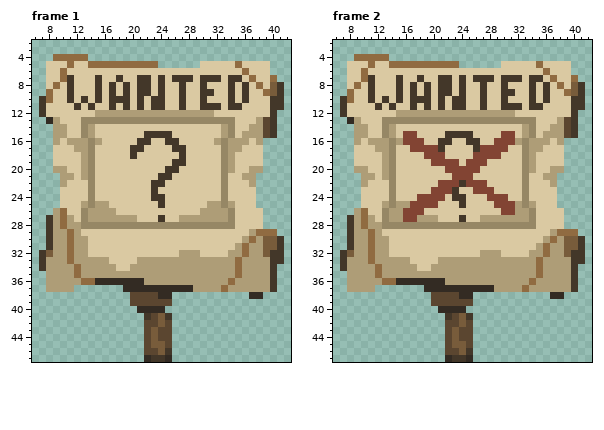
One commit to this pixel-art file: NeverShallWeDie/Assets/Sprites/Ambience/wanted.aseprite. Above, as it was before the edit.
48x48 pixels, 2 frames. Shown: frame 1: x 6..42, y 2..47; frame 2: x 6..42, y 2..47.
Once edited:
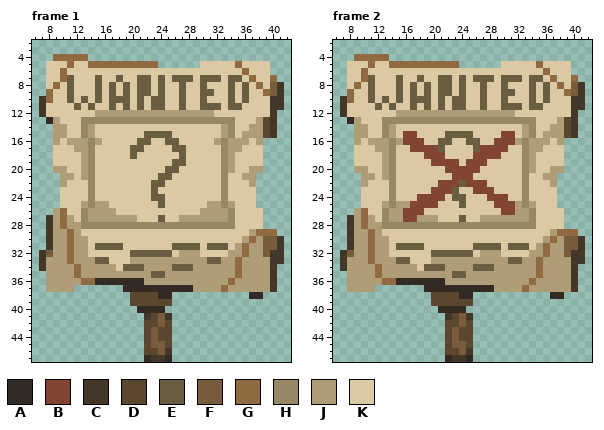
Palette (. is transparent): A #332b23  B #824433  C #433729  D #5b4630  E #695d42  F #785c3b  G #906b41  H #968765  J #ae9d77  K #dac9a2
From the commit log: feat: wanted boss when finish the fight
Changes in this commit:
--- frame 1, layers "Layer 1", "Layer 2"
@@ x 6..42 @@
  6 ..KKGKKKKKKKKKKKKKKKKKKKKKKKKKGKKK...
- 7 ..KKGCKKKCKKCKKCCKCKCCCKCCCKCCKGKKG..
- 8 ..KGKCKKKCKCKCKCCKCKKCKKCKKKCKCKGKFC.
- 9 ..GKKCKKKCKCKCKCCKCKKCKKCCKKCKCKKGFC.
-10 .CGKKCKCKCKCCCKCKCCKKCKKCKKKCKCKKKCC.
-11 .CKKKKCKCKKCKCKCKCCKKCKKCCCKCCKKKKCC.
+ 7 ..KKGEKKKEKKEKKEEKEKEEEKEEEKEEKGKKG..
+ 8 ..KGKEKKKEKEKEKEEKEKKEKKEKKKEKEKGKFC.
+ 9 ..GKKEKKKEKEKEKEEKEKKEKKEEKKEKEKKGFC.
+10 .CGKKEKEKEKEEEKEKEEKKEKKEKKKEKEKKKCC.
+11 .CKKKKEKEKKEKEKEKEEKKEKKEEEKEEKKKKCC.
 12 .CKKKKKKKJJJJJJJJJJJJJJJJJKKKKKKKKC..
@@ x 18..29 @@
 14 KKKKKKKKKKKK
-15 KKKKCCCCKKKK
-16 KKKCCKKCCKKK
-17 KKCCKKKKCCKK
-18 KKCKKKKKKCKK
-19 KKKKKKKKCCKK
-20 KKKKKKKCCKKK
-21 KKKKKKCCKKKK
-22 KKKKKCCKKKKK
-23 KKKKKCKKKKKK
-24 KKKKKCCKKKKK
-25 KKKKKKCKKKKK
+15 KKKKEEEEKKKK
+16 KKKEEKKEEKKK
+17 KKEEKKKKEEKK
+18 KKEKKKKKKEKK
+19 KKKKKKKKEEKK
+20 KKKKKKKEEKKK
+21 KKKKKKEEKKKK
+22 KKKKKEEKKKKK
+23 KKKKKEKKKKKK
+24 KKKKKEEKKKKK
+25 KKKKKKEKKKKK
 26 KKKKKKKKKKKK
-27 JJJKKKCKKJJJ
+27 JJJKKKEKKJJJ
 28 HHHHHHHHHHHH
@@ x 13..35 @@
 30 JKKKKKKKKKKKKKKKKKKKKKK
-31 JKKKKKKKKKKKKKKKKKKKKKJ
-32 JKKKKKKKKKKKKKJJJKKKKJJ
-33 JJJJKKKKJJJJJJJJJJJJJJG
-34 JJJJJKKJJJJJJJJJJJJJJJG
-35 JJJJJJJJJJJJJJJJJJJJJJG
+31 JKEEEEKKKKKKKEEEEKEEEKJ
+32 JKKKKKKEEEEEEKJJJKKKKJJ
+33 JJEEKKKJJJJJJJJJJJEEJJG
+34 JJJJJKEEEJJJJEEEJJJJJJG
+35 JJJJJJJJJJEEJJJJJJJJJJG
 36 GGAAAAAAAJJJJJJJJJJJJGJ
--- frame 2, layers "Layer 1", "Layer 2"
@@ x 6..42 @@
  6 ..KKGKKKKKKKKKKKKKKKKKKKKKKKKKGKKK...
- 7 ..KKGCKKKCKKCKKCCKCKCCCKCCCKCCKGKKG..
- 8 ..KGKCKKKCKCKCKCCKCKKCKKCKKKCKCKGKFC.
- 9 ..GKKCKKKCKCKCKCCKCKKCKKCCKKCKCKKGFC.
-10 .CGKKCKCKCKCCCKCKCCKKCKKCKKKCKCKKKCC.
-11 .CKKKKCKCKKCKCKCKCCKKCKKCCCKCCKKKKCC.
+ 7 ..KKGEKKKEKKEKKEEKEKEEEKEEEKEEKGKKG..
+ 8 ..KGKEKKKEKEKEKEEKEKKEKKEKKKEKEKGKFC.
+ 9 ..GKKEKKKEKEKEKEEKEKKEKKEEKKEKEKKGFC.
+10 .CGKKEKEKEKEEEKEKEEKKEKKEKKKEKEKKKCC.
+11 .CKKKKEKEKKEKEKEKEEKKEKKEEEKEEKKKKCC.
 12 .CKKKKKKKJJJJJJJJJJJJJJJJJKKKKKKKKC..
@@ x 19..28 @@
 14 KKKKKKKKKK
-15 KKKCCCCKKK
-16 KKCCKKCCKK
-17 BBCKKKKCBB
+15 KKKEEEEKKK
+16 KKEEKKEEKK
+17 BBEKKKKEBB
 18 BBBKKKKBBB
@@ x 21..26 @@
 21 KKBBBK
-22 BBBCBB
-23 BBCKKB
-24 BKCCKK
-25 KKKCKK
+22 BBBEBB
+23 BBEKKB
+24 BKEEKK
+25 KKKEKK
 26 KKKKKK
-27 KKKCKK
+27 KKKEKK
 28 HHHHHH
@@ x 13..35 @@
 30 JKKKKKKKKKKKKKKKKKKKKKK
-31 JKKKKKKKKKKKKKKKKKKKKKJ
-32 JKKKKKKKKKKKKKJJJKKKKJJ
-33 JJJJKKKKJJJJJJJJJJJJJJG
-34 JJJJJKKJJJJJJJJJJJJJJJG
-35 JJJJJJJJJJJJJJJJJJJJJJG
+31 JKEEEEKKKKKKKEEEEKEEEKJ
+32 JKKKKKKEEEEEEKJJJKKKKJJ
+33 JJEEKKKJJJJJJJJJJJEEJJG
+34 JJJJJKEEEJJJJEEEJJJJJJG
+35 JJJJJJJJJJEEJJJJJJJJJJG
 36 GGAAAAAAAJJJJJJJJJJJJGJ
Where, in picture pixels (left, top, right, bottom), the same in both pictures:
changed: (67, 75, 249, 278)
changed: (368, 75, 550, 278)
